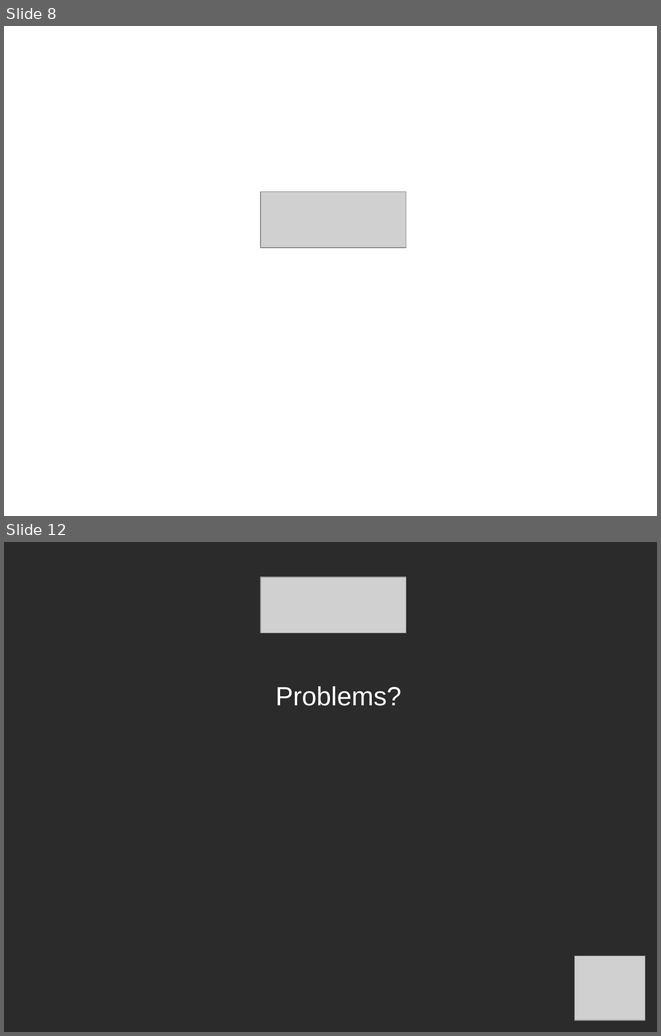
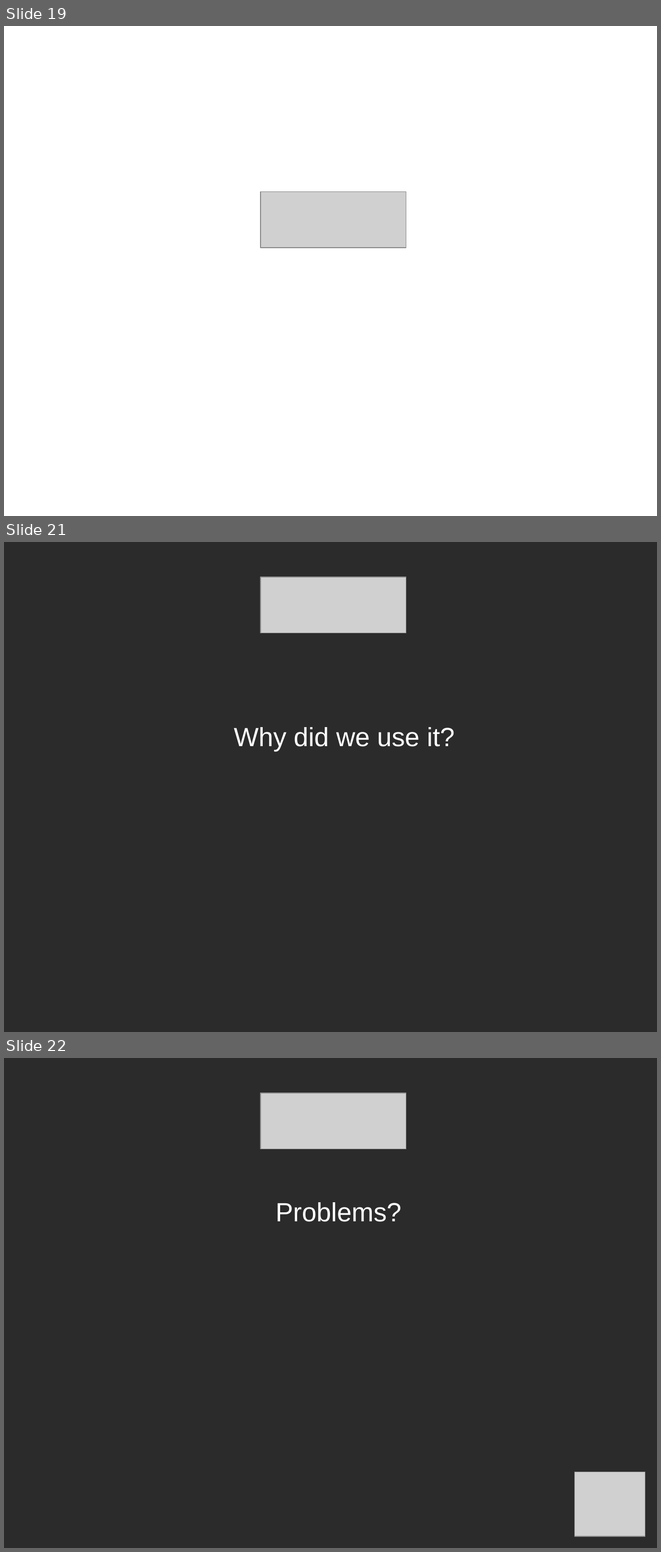
Before and after one commit to ruebot/SuperConference-2011---Cloud-computing, a slide deck: sc-2011-local-clouds.odp. Shown one above the other, each under a label of ours: slides 8 and 12 before the commit, slides 19, 21 and 22 after it; the slides between them are not shown. The pictures are 661x1036 and 661x1552 pixels, drawn with LibreOffice and Linux fonts; fonts in the diff are those of the drawing; grey boxes stand for pictures; background and template pictures are left out; a plain dark background stands for a picture behind light text. Boxes give left, top, right and bottom in pixels: in the first picture for what was removed or moved away, otherwise in the second. Text is boxed around its words. In the diff, an @@ line names an element or a change of style, - is before the commit and + after.

```diff
--- a/sc-2011-local-clouds.odp
+++ b/sc-2011-local-clouds.odp
@@ slide 21 added at [4, 542, 657, 1032], background picture (left out) @@
@@ picture added at [261, 577, 406, 633] @@
@@ text added at [234, 727, 454, 751], 32 pt, text #FFFFFF @@
+Why did we use it?
@@ what was slide 8 is now slide 19 @@
@@ what was slide 12 is now slide 22 @@
```
Also in this commit, not shown: 2 other slides added, 2 slides removed.
